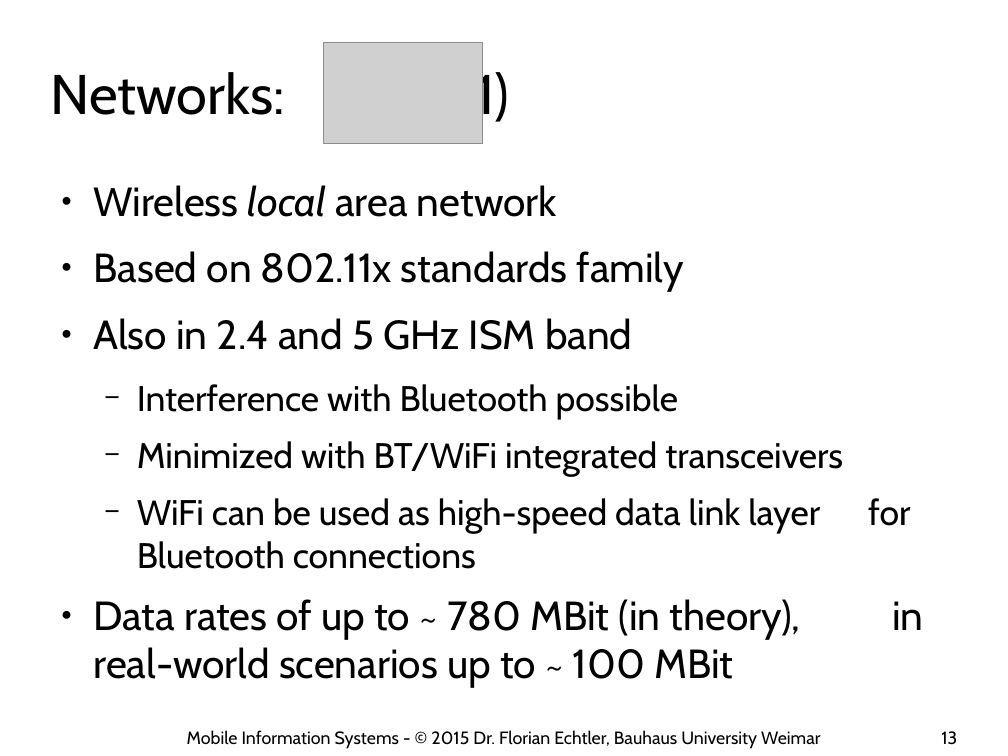
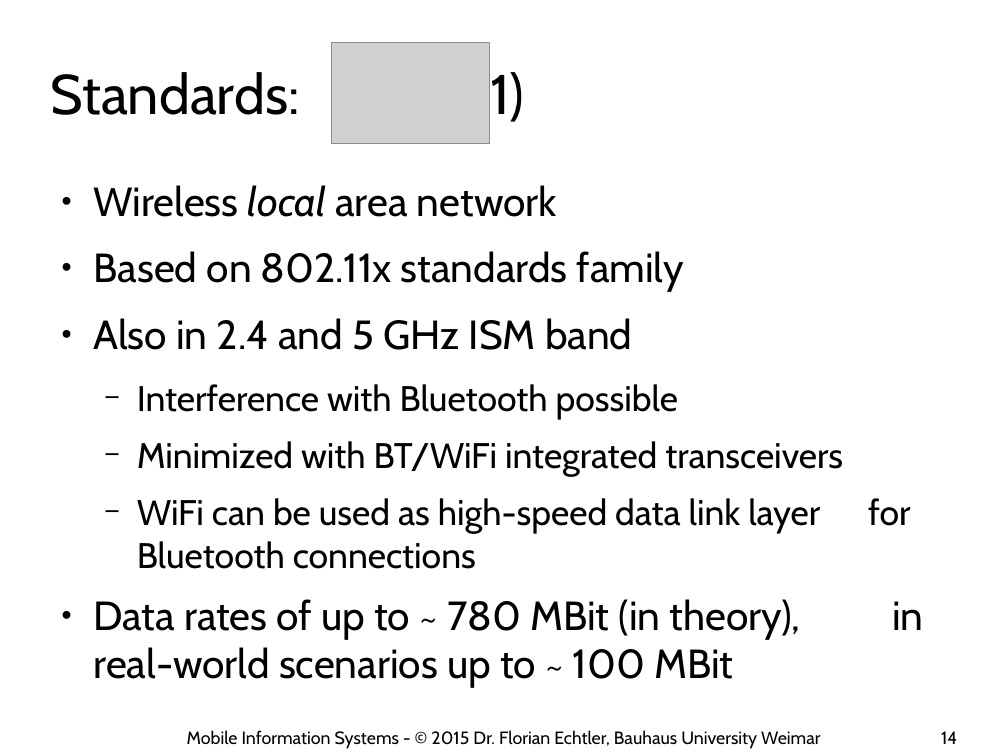
Before and after one commit to floe/mobile-information-systems, a slide deck: slide 14 of 03-networks-and-location.odp (slide 13 before the commit). Drawn at 1008x756 pixels with LibreOffice and Linux fonts; fonts in the diff are those of the drawing; grey boxes stand for pictures; background and template pictures are left out. Boxes give left, top, right and bottom in pixels: in the first picture for what was removed or moved away, otherwise in the second. Text is boxed around its words. In the diff, an @@ line names an element or a change of style, - is before the commit and + after.

```diff
--- a/03-networks-and-location.odp
+++ b/03-networks-and-location.odp
@@ picture moved from (x1=324, y1=42, x2=482, y2=144) to (x1=331, y1=42, x2=489, y2=144) @@
@@ title at (x1=50, y1=66, x2=524, y2=126): text changed @@
-Networks: (1)
+Standards: (1)
@@ page number at (x1=941, y1=731, x2=957, y2=744): text changed @@
-13
+14
```
Also in this commit, not shown: 22 other slides changed, 5 slides added.
